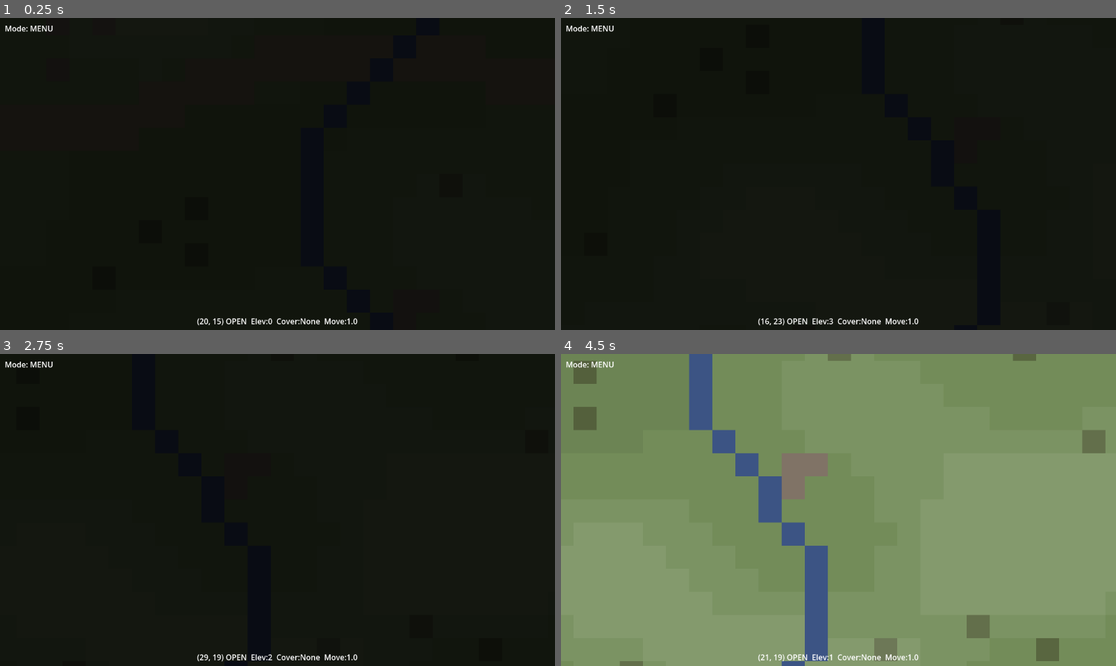
Above: before the commit, frames 1-4 (two rows, left to right).
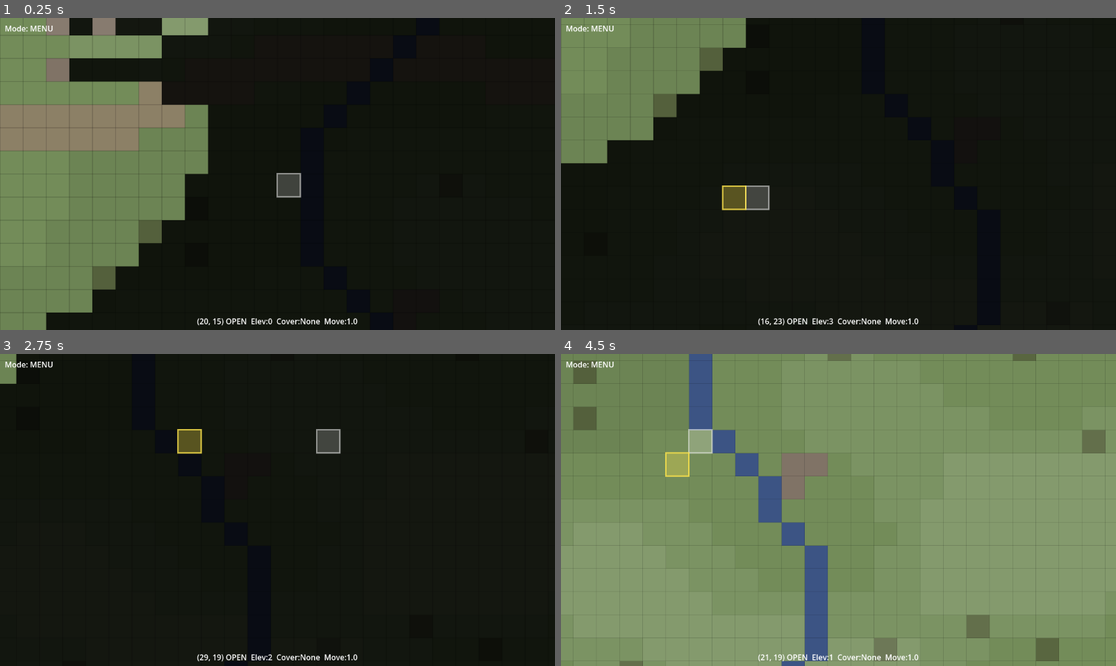
Above: after the commit, the same moments.

Repository: trothtad/Pa-596
Game: Godot game, scene res://scenes/main.tscn
Same seed, same stepped clock (60 frames per second), same inputs: the game is played once before the commit and once after it.
Inputs (mouse positions are in pixels of both pictures, inside the frame that each line leads up to):
- Up to frame 1 (0.25 s): no input
- Up to frame 2 (1.5 s): tap Enter at 0.5 s; move the mouse to (960, 158) at 0.52 s; hold S (camera_pan_down) 0.53-1.25 s; click (960, 158) at 0.67 s; drag from (727, 189) to (810, 236) at 1.27 s
- Up to frame 3 (2.75 s): tap Space at 2 s; move the mouse to (333, 441) at 2.02 s; hold D (camera_pan_right) from 2.03 s (still down); click (333, 441) at 2.17 s
- Up to frame 4 (4.5 s): release D (camera_pan_right) at 2.75 s; drag from (810, 572) to (672, 463) at 2.77 s; tap Enter at 3.5 s; move the mouse to (1005, 556) at 3.52 s; tap F at 3.6 s; click (1005, 556) at 3.67 s; tap Space at 4.25 s; drag from (672, 463) to (755, 432) at 4.27 s

The runs differ from the first frame. In frame 1, 28% of the frame differs, in the area x 0-55%, y 0-100%; in frame 2, 11%; in frame 3, 1.0%; in frame 4, 0.8%.
Error before the commit: Parse Error: Cannot infer the type of "start" variable because the value doesn't have a set type. (res://scripts/core/debug_overlay.gd:120)

Commit message:
Fix type inference error in debug_overlay path preview
Explicitly type `start` and `end` as Vector2 in _draw_path_preview()
to resolve GDScript parser error with ternary type inference.

Co-Authored-By: Claude Opus 4.6 <noreply@anthropic.com>

Diff:
--- a/scripts/core/debug_overlay.gd
+++ b/scripts/core/debug_overlay.gd
@@ -117,9 +117,9 @@
 
 	# Draw connecting lines
 	if preview_path.size() > 1:
-		var start := battle_manager.grid_to_world(battle_manager.selected_unit.grid_pos) if battle_manager.selected_unit else battle_manager.grid_to_world(preview_path[0])
+		var start: Vector2 = battle_manager.grid_to_world(battle_manager.selected_unit.grid_pos) if battle_manager.selected_unit else battle_manager.grid_to_world(preview_path[0])
 		for i in range(preview_path.size()):
-			var end := battle_manager.grid_to_world(preview_path[i])
+			var end: Vector2 = battle_manager.grid_to_world(preview_path[i])
 			draw_line(start, end, Color(0.3, 0.85, 1.0, 0.15), 1.5)
 			start = end
 
